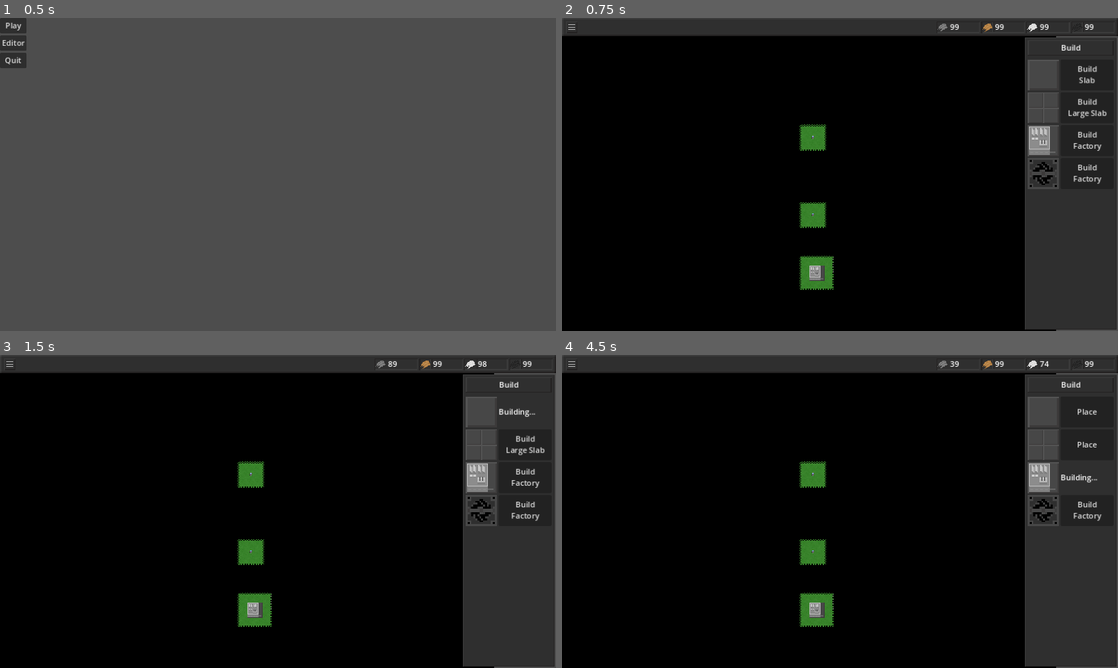
Above: before the commit, frames 1-4 (two rows, left to right).
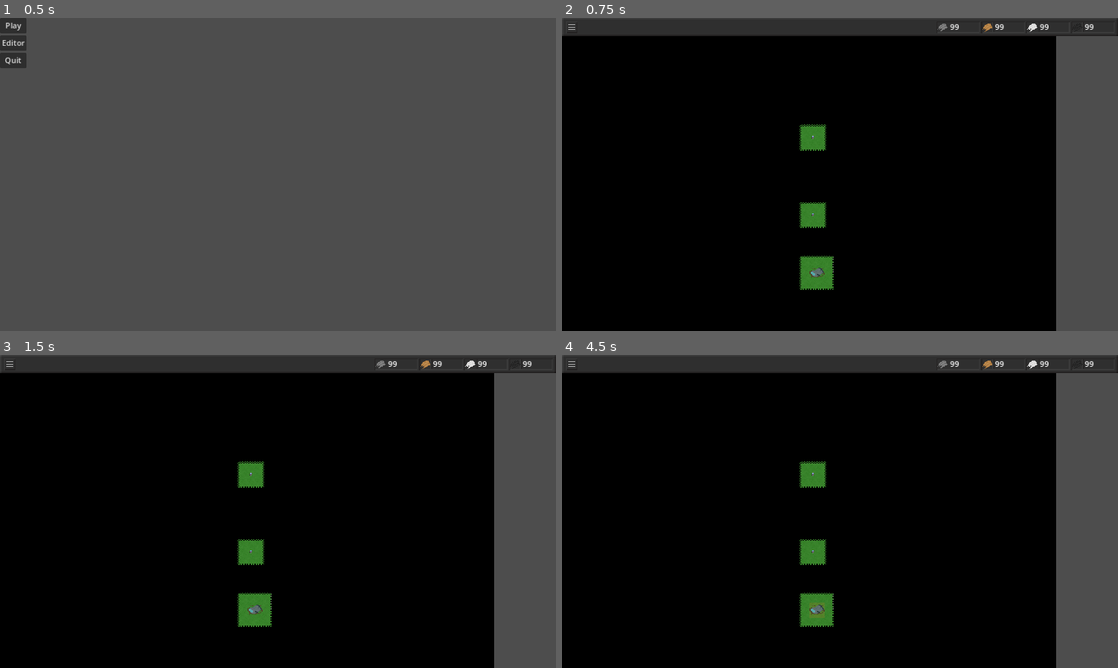
Above: after the commit, the same moments.

Repository: wssuomi/pirate-jam-14
Game: Godot game, scene res://scenes/main_menu.tscn
The game is run twice, just before and just after one commit, with the same random seed, the same clock (stepped at 60 frames per second) and the same inputs.
Inputs (mouse positions are in pixels of both pictures, inside the frame that each line leads up to):
- Up to frame 1 (0.5 s): no input
- Up to frame 2 (0.75 s): click "Play" at 0.5 s
- Up to frame 3 (1.5 s): click (522, 411) at 1.25 s, where only the run before the commit has a clickable "Build Slab"
- Up to frame 4 (4.5 s): click (1084, 445) at 2 s, where only the run before the commit has a clickable "Build Large Slab"; click (1084, 411) at 2.75 s, where only the run before the commit has a clickable "Place"; click (1084, 411) at 3.5 s, where only the run before the commit has a clickable "Cancel"; click (1084, 477) at 4.25 s, where only the run before the commit has a clickable "Build Factory"

Frame 1 is identical in both runs. In frame 2, 15% of the frame differs, in the area x 44-100%, y 6-100%; in frame 3, 15%; in frame 4, 15%, in the area x 44-100%, y 2-100%.
Error before the commit: Invalid access to property or key '(68, 7)' on a base object of type 'Dictionary'. (res://scripts/Game.gd:158)

Commit message:
added ship

Diff:
--- a/scenes/game.tscn
+++ b/scenes/game.tscn
@@ -141,6 +141,11 @@
 4:19/0 = 0
 4:21/0 = 0
 2:8/0 = 0
+5:0/0 = 0
+2:6/0 = 0
+3:6/0 = 0
+3:5/0 = 0
+2:5/0 = 0
 
 [sub_resource type="TileSet" id="TileSet_aha5v"]
 sources/0 = SubResource("TileSetAtlasSource_vnpe4")
@@ -175,6 +180,7 @@
 size_flags_vertical = 4
 
 [node name="SideBarBuild" type="Control" parent="CanvasLayer"]
+visible = false
 layout_mode = 3
 anchors_preset = 0
 offset_left = 959.0
--- /dev/null
+++ b/scenes/ship.tscn
@@ -0,0 +1,264 @@
+[gd_scene load_steps=14 format=3 uid="uid://d05g5icburkn7"]
+
+[ext_resource type="Script" path="res://scripts/ship.gd" id="1_s7wpo"]
+[ext_resource type="Texture2D" uid="uid://dr6yxo7p8kuw" path="res://assets/side_menu_background.png" id="2_cea1g"]
+[ext_resource type="Texture2D" uid="uid://bu4mn6i8vavn" path="res://assets/menu_title_background.png" id="3_43hi1"]
+[ext_resource type="Texture2D" uid="uid://jm1bhhp8ffsb" path="res://assets/map_tiles.png" id="4_smtok"]
+[ext_resource type="Texture2D" uid="uid://drcew5y3os6os" path="res://assets/copper_icon_1.png" id="5_f17nr"]
+[ext_resource type="Texture2D" uid="uid://bb4qt77gf68jt" path="res://assets/bush_icon_0.png" id="6_my45h"]
+[ext_resource type="Texture2D" uid="uid://k75m7nff1uar" path="res://assets/iron_icon.png" id="7_sxacv"]
+
+[sub_resource type="StyleBoxTexture" id="StyleBoxTexture_ahim5"]
+texture = ExtResource("2_cea1g")
+
+[sub_resource type="StyleBoxTexture" id="StyleBoxTexture_a0q1w"]
+texture = ExtResource("3_43hi1")
+
+[sub_resource type="AtlasTexture" id="AtlasTexture_gn310"]
+atlas = ExtResource("4_smtok")
+region = Rect2(0, 64, 16, 16)
+
+[sub_resource type="AtlasTexture" id="AtlasTexture_2x318"]
+atlas = ExtResource("4_smtok")
+region = Rect2(0, 80, 32, 32)
+
+[sub_resource type="AtlasTexture" id="AtlasTexture_it00u"]
+atlas = ExtResource("4_smtok")
+region = Rect2(0, 112, 32, 32)
+
+[sub_resource type="AtlasTexture" id="AtlasTexture_sodkg"]
+atlas = ExtResource("4_smtok")
+region = Rect2(32, 128, 16, 16)
+
+[node name="Ship" type="CanvasLayer"]
+script = ExtResource("1_s7wpo")
+
+[node name="SideBar" type="Control" parent="."]
+visible = false
+layout_mode = 3
+anchors_preset = 0
+offset_left = 959.0
+offset_top = 40.0
+offset_right = 1149.0
+offset_bottom = 645.0
+mouse_filter = 1
+
+[node name="Panel" type="Panel" parent="SideBar"]
+texture_filter = 1
+layout_mode = 0
+offset_right = 190.0
+offset_bottom = 605.0
+mouse_filter = 1
+theme_override_styles/panel = SubResource("StyleBoxTexture_ahim5")
+
+[node name="Title" type="MarginContainer" parent="SideBar"]
+layout_mode = 0
+offset_left = 6.0
+offset_top = 6.0
+offset_right = 184.0
+offset_bottom = 38.0
+
+[node name="Panel" type="Panel" parent="SideBar/Title"]
+texture_filter = 1
+layout_mode = 2
+mouse_filter = 1
+theme_override_styles/panel = SubResource("StyleBoxTexture_a0q1w")
+
+[node name="Label" type="Label" parent="SideBar/Title"]
+layout_mode = 2
+size_flags_horizontal = 4
+mouse_filter = 1
+text = "Ship"
+
+[node name="Selected" type="MarginContainer" parent="SideBar"]
+layout_mode = 0
+offset_left = 6.0
+offset_top = 41.0
+offset_right = 184.0
+offset_bottom = 160.0
+
+[node name="Panel" type="Panel" parent="SideBar/Selected"]
+visible = false
+texture_filter = 1
+layout_mode = 2
+mouse_filter = 1
+
+[node name="VBoxContainer" type="VBoxContainer" parent="SideBar/Selected"]
+layout_mode = 2
+
+[node name="HBoxContainer" type="HBoxContainer" parent="SideBar/Selected/VBoxContainer"]
+layout_mode = 2
+
+[node name="Picture" type="TextureRect" parent="SideBar/Selected/VBoxContainer/HBoxContainer"]
+texture_filter = 1
+custom_minimum_size = Vector2(64, 64)
+layout_mode = 2
+size_flags_horizontal = 4
+size_flags_vertical = 4
+texture = SubResource("AtlasTexture_gn310")
+
+[node name="VBoxContainer" type="VBoxContainer" parent="SideBar/Selected/VBoxContainer/HBoxContainer"]
+layout_mode = 2
+
+[node name="Copper" type="HBoxContainer" parent="SideBar/Selected/VBoxContainer/HBoxContainer/VBoxContainer"]
+layout_mode = 2
+
+[node name="CopperIcon" type="TextureRect" parent="SideBar/Selected/VBoxContainer/HBoxContainer/VBoxContainer/Copper"]
+texture_filter = 1
+custom_minimum_size = Vector2(18, 18)
+layout_mode = 2
+size_flags_horizontal = 4
+size_flags_vertical = 4
+texture = ExtResource("5_f17nr")
+
+[node name="CopperLabel" type="Label" parent="SideBar/Selected/VBoxContainer/HBoxContainer/VBoxContainer/Copper"]
+layout_mode = 2
+mouse_filter = 1
+text = "copper"
+
+[node name="Stone" type="HBoxContainer" parent="SideBar/Selected/VBoxContainer/HBoxContainer/VBoxContainer"]
+layout_mode = 2
+
+[node name="StoneIcon" type="TextureRect" parent="SideBar/Selected/VBoxContainer/HBoxContainer/VBoxContainer/Stone"]
+texture_filter = 1
+custom_minimum_size = Vector2(18, 18)
+layout_mode = 2
+size_flags_horizontal = 4
+size_flags_vertical = 4
+texture = ExtResource("6_my45h")
+
+[node name="StoneLabel" type="Label" parent="SideBar/Selected/VBoxContainer/HBoxContainer/VBoxContainer/Stone"]
+layout_mode = 2
+mouse_filter = 1
+text = "stone"
+
+[node name="Iron" type="HBoxContainer" parent="SideBar/Selected/VBoxContainer/HBoxContainer/VBoxContainer"]
+layout_mode = 2
+
+[node name="IronIcon" type="TextureRect" parent="SideBar/Selected/VBoxContainer/HBoxContainer/VBoxContainer/Iron"]
+texture_filter = 1
+custom_minimum_size = Vector2(18, 18)
+layout_mode = 2
+size_flags_horizontal = 4
+size_flags_vertical = 4
+texture = ExtResource("7_sxacv")
+
+[node name="IronLabel" type="Label" parent="SideBar/Selected/VBoxContainer/HBoxContainer/VBoxContainer/Iron"]
+layout_mode = 2
+mouse_filter = 1
+text = "iron"
+
+[node name="BuildTimer" type="Timer" parent="SideBar/Selected/VBoxContainer"]
+one_shot = true
+
+[node name="Button" type="Button" parent="SideBar/Selected/VBoxContainer"]
+layout_mode = 2
+mouse_filter = 1
+text = "Build"
+
+[node name="BuildOptions" type="MarginContainer" parent="SideBar"]
+layout_mode = 0
+offset_left = 6.0
+offset_top = 163.0
+offset_right = 184.0
+offset_bottom = 599.0
+
+[node name="VBoxContainer" type="VBoxContainer" parent="SideBar/BuildOptions"]
+layout_mode = 2
+
+[node name="Slab" type="HBoxContainer" parent="SideBar/BuildOptions/VBoxContainer"]
+layout_mode = 2
+size_flags_horizontal = 0
+size_flags_vertical = 4
+
+[node name="Picture" type="TextureRect" parent="SideBar/BuildOptions/VBoxContainer/Slab"]
+texture_filter = 1
+custom_minimum_size = Vector2(64, 64)
+layout_mode = 2
+size_flags_horizontal = 4
+size_flags_vertical = 4
+texture = SubResource("AtlasTexture_gn310")
+
+[node name="Button" type="Button" parent="SideBar/BuildOptions/VBoxContainer/Slab"]
+custom_minimum_size = Vector2(110, 0)
+layout_mode = 2
+mouse_filter = 1
+text = "Select"
+
+[node name="Timer" type="Timer" parent="SideBar/BuildOptions/VBoxContainer/Slab"]
+one_shot = true
+
+[node name="LargeSlab" type="HBoxContainer" parent="SideBar/BuildOptions/VBoxContainer"]
+layout_mode = 2
+size_flags_horizontal = 0
+size_flags_vertical = 4
+
+[node name="Picture" type="TextureRect" parent="SideBar/BuildOptions/VBoxContainer/LargeSlab"]
+texture_filter = 1
+custom_minimum_size = Vector2(64, 64)
+layout_mode = 2
+size_flags_horizontal = 4
+size_flags_vertical = 4
+texture = SubResource("AtlasTexture_2x318")
+
+[node name="Button" type="Button" parent="SideBar/BuildOptions/VBoxContainer/LargeSlab"]
+custom_minimum_size = Vector2(110, 0)
+layout_mode = 2
+mouse_filter = 1
+text = "Select"
+
+[node name="Timer" type="Timer" parent="SideBar/BuildOptions/VBoxContainer/LargeSlab"]
+one_shot = true
+
+[node name="Factory" type="HBoxContainer" parent="SideBar/BuildOptions/VBoxContainer"]
+layout_mode = 2
+size_flags_horizontal = 0
+size_flags_vertical = 4
+
+[node name="Picture" type="TextureRect" parent="SideBar/BuildOptions/VBoxContainer/Factory"]
+texture_filter = 1
+custom_minimum_size = Vector2(64, 64)
+layout_mode = 2
+size_flags_horizontal = 4
+size_flags_vertical = 4
+texture = SubResource("AtlasTexture_it00u")
+
+[node name="Button" type="Button" parent="SideBar/BuildOptions/VBoxContainer/Factory"]
+custom_minimum_size = Vector2(110, 0)
+layout_mode = 2
+mouse_filter = 1
+text = "Select"
+
+[node name="Timer" type="Timer" parent="SideBar/BuildOptions/VBoxContainer/Factory"]
+one_shot = true
+
+[node name="Drill" type="HBoxContainer" parent="SideBar/BuildOptions/VBoxContainer"]
+layout_mode = 2
+size_flags_horizontal = 0
+size_flags_vertical = 4
+
+[node name="Picture" type="TextureRect" parent="SideBar/BuildOptions/VBoxContainer/Drill"]
+texture_filter = 1
+custom_minimum_size = Vector2(64, 64)
+layout_mode = 2
+size_flags_horizontal = 4
+size_flags_vertical = 4
+texture = SubResource("AtlasTexture_sodkg")
+
+[node name="Button" type="Button" parent="SideBar/BuildOptions/VBoxContainer/Drill"]
+custom_minimum_size = Vector2(110, 0)
+layout_mode = 2
+mouse_filter = 1
+text = "Select"
+
+[node name="Timer" type="Timer" parent="SideBar/BuildOptions/VBoxContainer/Drill"]
+one_shot = true
+
+[connection signal="mouse_entered" from="SideBar" to="." method="_on_side_bar_mouse_entered"]
+[connection signal="mouse_exited" from="SideBar" to="." method="_on_side_bar_mouse_exited"]
+[connection signal="timeout" from="SideBar/Selected/VBoxContainer/BuildTimer" to="." method="_on_build_timer_timeout"]
+[connection signal="pressed" from="SideBar/Selected/VBoxContainer/Button" to="." method="_on_build_button_pressed"]
+[connection signal="pressed" from="SideBar/BuildOptions/VBoxContainer/Slab/Button" to="." method="_on_slab_button_pressed"]
+[connection signal="pressed" from="SideBar/BuildOptions/VBoxContainer/LargeSlab/Button" to="." method="_on_large_button_pressed"]
+[connection signal="pressed" from="SideBar/BuildOptions/VBoxContainer/Factory/Button" to="." method="_on_factory_button_pressed"]
+[connection signal="pressed" from="SideBar/BuildOptions/VBoxContainer/Drill/Button" to="." method="_on_drill_button_pressed"]
--- a/scripts/Game.gd
+++ b/scripts/Game.gd
@@ -24,9 +24,10 @@
 const POLLUTION_SPREAD_RATE: float = 2.
 const fog_dict = preload("res://scripts/fog.gd").fog_dict
 const DRILL = preload("res://scenes/drill.tscn")
+const SHIP = preload("res://scenes/ship.tscn")
 
 enum Modes {Normal, Place, MoveUnit, UnitSelected, BuildingSelected}
-enum Buildings {None, Slab, LargeSlab, Factory, Drill}
+enum Buildings {None, Slab, LargeSlab, Factory, Drill, Ship}
 enum BuildingStates {None, Building, Waiting, Placing}
 enum Units {Infantry}
 enum Neighbors {T,TR,R,BR,B,BL,L,TL}
@@ -66,6 +67,7 @@
 var tiles_with_pollution: Dictionary = {}
 var pollution_tile_counter: int = 0
 var resource_sprites: Array[Vector2i] = [Vector2i(4,2),Vector2i(5,2),Vector2i(6,2)]
+var ship
 
 signal building_placed
 
@@ -114,18 +116,22 @@
 	return loaded_tiles
 
 func _ready():
+
 	fill_fog()
 	var pos = Vector2i(int(GRID_WIDTH / 2.),int(GRID_HEIGHT / 2.))
-	var start_factory_pos: Array[Vector2i] = [pos, pos + Vector2i(0,1),pos + Vector2i(1,0),pos + Vector2i(1,1)]
 	preview_atlas.atlas = tiles_texture
 	preview_tile.texture = preview_atlas
 	connect("building_placed",_on_building_placed)
 	tiles = load_map()
-	for n in range(len(start_factory_pos)):
-		tiles[start_factory_pos[n]].building_sprite = building_tiles["factory"][n]
-		tiles[start_factory_pos[n]].building = Buildings.Factory
-		clear_fog_around_pos(start_factory_pos[n])
-	create_building(Buildings.Factory, start_factory_pos)
+	var test_ship = SHIP.instantiate()
+	add_child(test_ship)
+	ship = $Ship
+	ship.create_ship(pos,Buildings.Ship,ship)
+	#for n in range(len(start_factory_pos)):
+		#tiles[start_factory_pos[n]].building_sprite = building_tiles["factory"][n]
+		#tiles[start_factory_pos[n]].building = Buildings.Factory
+		#clear_fog_around_pos(start_factory_pos[n])
+	#create_building(Buildings.Factory, start_factory_pos)
 	draw_map_tiles()
 	update_labels()
 	spawn_unit(Units.Infantry, Vector2i(32,15))
@@ -152,10 +158,9 @@
 	toggle_pause()
 
 func _input(event):
-
-	if Input.is_action_just_pressed("select_unit"):
-		var pos: Vector2i = map.local_to_map(get_global_mouse_position())
-		print(check_tile_able_to_build_drill(tiles[pos]))
+	#if Input.is_action_just_pressed("select_unit"):
+		#var pos: Vector2i = map.local_to_map(get_global_mouse_position())
+		#print(check_tile_able_to_build_drill(tiles[pos]))
 	if event is InputEventKey:
 		if Input.is_action_just_pressed("pause"):
 			toggle_pause()
@@ -173,6 +178,12 @@
 						if pos in k:
 							selected_building = buildings[k]
 							change_mode_to(Modes.BuildingSelected)
+		Modes.Place:
+			if event is InputEventMouseButton:
+				if Input.is_action_pressed("place_tile") and not mouse_on_ui:
+					var pos: Vector2i = map.local_to_map(get_global_mouse_position())
+					if ship.try_create_building(ship.selected_building,pos):
+						emit_signal("building_placed")
 		Modes.Place:
 			if event is InputEventMouseButton:
 				if Input.is_action_pressed("place_tile") and not mouse_on_ui:
@@ -343,9 +354,11 @@
 			hide_building_preview()
 		Modes.BuildingSelected:
 			mode = Modes.BuildingSelected
+			hide_building_preview()
 			selected_building.show_menu()
 
 func _on_building_placed():
+	ship.change_to_normal()
 	match building:
 		Buildings.Slab:
 			change_mode_to(Modes.Normal)
@@ -573,7 +586,7 @@
 	return neighbors
 
 func is_walkable(tile: Tile):
-	if tile.building != Buildings.Slab and tile.building != Buildings.None:
+	if tile.building != Buildings.Slab and tile.building != Buildings.None and tile.building != Buildings.LargeSlab:
 		return false
 	for k in units.keys():
 		if k == tile.grid_position:
--- a/scripts/drill.gd
+++ b/scripts/drill.gd
@@ -29,4 +29,6 @@
 			main.stone += RESOURCE_GENERATION
 		main.Resources.Coal:
 			main.coal += RESOURCE_GENERATION
+		_:
+			print("Unknown resource")
 	main.update_labels()
--- /dev/null
+++ b/scripts/ship.gd
@@ -0,0 +1,260 @@
+extends CanvasLayer
+
+const FACTORY = preload("res://scenes/factory.tscn")
+const DRILL = preload("res://scenes/drill.tscn")
+const POLLUTION_GENERATION = 1
+
+@onready var slab = $SideBar/BuildOptions/VBoxContainer/Slab
+@onready var large_slab = $SideBar/BuildOptions/VBoxContainer/LargeSlab
+@onready var factory = $SideBar/BuildOptions/VBoxContainer/Factory
+@onready var drill = $SideBar/BuildOptions/VBoxContainer/Drill
+@onready var main = $".."
+@onready var side_bar = $SideBar
+@onready var building_sprites: Dictionary = {
+	main.Buildings.Slab:[Vector2i(0,4)],
+	main.Buildings.LargeSlab:[Vector2i(0,5),Vector2i(0,6),Vector2i(1,5),Vector2i(1,6)],
+	main.Buildings.Factory:[Vector2i(0,7),Vector2i(0,8),Vector2i(1,7),Vector2i(1,8)],
+	main.Buildings.Drill:[Vector2i(2,8)],
+	main.Buildings.Ship:[Vector2i(2,5),Vector2i(2,6),Vector2i(3,5),Vector2i(3,6)],
+	}
+@onready var tile_requirements: Dictionary = {
+	main.Buildings.Slab:[Vector2i(0,0)],
+	main.Buildings.LargeSlab:[Vector2i(0,0), Vector2i(0,1), Vector2i(1,0), Vector2i(1,1)],
+	main.Buildings.Factory:[Vector2i(0,0), Vector2i(0,1), Vector2i(1,0), Vector2i(1,1)],
+	main.Buildings.Drill:[Vector2i(0,0)],
+	main.Buildings.Ship:[Vector2i(0,0), Vector2i(0,1), Vector2i(1,0), Vector2i(1,1)],
+}
+#stone, iron, copper
+@onready var build_costs: Dictionary = {
+	main.Buildings.Slab:[10,1,0],
+	main.Buildings.LargeSlab:[40,4,0],
+	main.Buildings.Factory:[10,20,20],
+	main.Buildings.Drill:[0,10,0],
+}
+@onready var build_times: Dictionary = {
+	main.Buildings.Slab:1,
+	main.Buildings.LargeSlab:4,
+	main.Buildings.Factory:3,
+	main.Buildings.Drill:2,
+}
+@onready var preview_sizes: Dictionary = {
+	main.Buildings.Slab:16,
+	main.Buildings.LargeSlab:32,
+	main.Buildings.Factory:32,
+	main.Buildings.Drill:16,
+}
+@onready var selected_building = main.Buildings.None
+@onready var copper_label = $SideBar/Selected/VBoxContainer/HBoxContainer/VBoxContainer/Copper/CopperLabel
+@onready var stone_label = $SideBar/Selected/VBoxContainer/HBoxContainer/VBoxContainer/Stone/StoneLabel
+@onready var iron_label = $SideBar/Selected/VBoxContainer/HBoxContainer/VBoxContainer/Iron/IronLabel
+@onready var build_timer = $SideBar/Selected/VBoxContainer/BuildTimer
+@onready var build_button = $SideBar/Selected/VBoxContainer/Button
+@onready var buildings = {
+	main.Buildings.Factory:FACTORY,
+	main.Buildings.Drill:DRILL,
+}
+@onready var selected_picture = $SideBar/Selected/VBoxContainer/HBoxContainer/Picture
+
+var building_layer: int = 3
+var resource_sprites: Array[Vector2i] = [Vector2i(4,2),Vector2i(5,2),Vector2i(6,2)]
+var slab_sprites = [Vector2i(0,4),Vector2i(0,5),Vector2i(0,6),Vector2i(1,5),Vector2i(1,6)]
+var build_state = BuildState.None
+var tiles_texture = preload("res://assets/map_tiles.png")
+var selected_atlas: AtlasTexture = AtlasTexture.new()
+
+enum BuildState {None, Building, Finished, Placing}
+
+func show_menu():
+	side_bar.show()
+
+func hide_menu():
+	side_bar.hide()
+
+func try_create_building(building_type, pos: Vector2i):
+	var required_offsets = tile_requirements[building_type]
+	var building_pos = []
+	for tile_offset in required_offsets:
+		var tile_pos = pos + tile_offset
+		if not able_to_build(building_type, tile_pos):
+			return false
+		if check_units(tile_pos):
+			return false
+		building_pos.append(tile_pos)
+	for n in range(len(required_offsets)):
+		var tile = main.tiles[pos + required_offsets[n]]
+		tile.building_sprite = building_sprites[building_type][n]
+		tile.building = building_type
+		main.clear_fog_around_pos(tile.grid_position)
+		main.map.set_cell(building_layer, tile.grid_position, 0, tile.building_sprite)
+	if building_type in buildings:
+		var building = buildings[building_type].instantiate()
+		match building_type:
+			main.Buildings.Drill:
+				match main.tiles[pos].resource_sprite:
+					Vector2i(4,2):
+						building.resource_type = main.Resources.Stone
+					Vector2i(5,2):
+						building.resource_type = main.Resources.Copper
+					Vector2i(6,2):
+						building.resource_type = main.Resources.Coal
+					Vector2i(7,2):
+						building.resource_type = main.Resources.Iron
+		main.add_child(building)
+		main.buildings[building_pos] = building
+	return true
+
+func create_ship(pos, building_type, building):
+	var required_offsets = tile_requirements[building_type]
+	var building_pos = []
+	for tile_offset in required_offsets:
+		building_pos.append(pos + tile_offset)
+	for n in range(len(required_offsets)):
+		var tile = main.tiles[pos + required_offsets[n]]
+		tile.building_sprite = building_sprites[building_type][n]
+		tile.building = building_type
+		main.clear_fog_around_pos(tile.grid_position)
+		main.map.set_cell(building_layer, tile.grid_position, 0, tile.building_sprite)
+	main.buildings[building_pos] = building
+
+func able_to_build(building_type, pos: Vector2i):
+	if not (pos.x >= 0 and pos.x < main.GRID_WIDTH and pos.y >= 0 and pos.y < main.GRID_HEIGHT):
+		return false
+	var tile = main.tiles[pos]
+	match building_type:
+		main.Buildings.Slab:
+			if tile.building_sprite != Vector2i(-1,-1):
+				return false
+			return true
+		main.Buildings.LargeSlab:
+			if tile.building_sprite != Vector2i(-1,-1):
+				return false
+			return true
+		main.Buildings.Factory:
+			if not tile.building_sprite in slab_sprites:
+				return false
+			return true
+		main.Buildings.Drill:
+			if tile.building_sprite != Vector2i(-1,-1):
+				return false
+			if not tile.resource_sprite in resource_sprites:
+				return false
+			return true
+		_:
+			print("Unknown Building")
+
+func _on_side_bar_mouse_entered():
+	main.mouse_on_ui = true
+
+func _on_side_bar_mouse_exited():
+	main.mouse_on_ui = false
+
+func _on_slab_button_pressed():
+	if build_state == BuildState.None:
+		var building_type = main.Buildings.Slab
+		var size = preview_sizes[building_type]
+		selected_atlas.region = Rect2(
+			building_sprites[building_type][0].x * 16,
+			building_sprites[building_type][0].y * 16,
+			size,size
+		)
+		change_selected_to(main.Buildings.Slab)
+
+func _on_large_button_pressed():
+	if build_state == BuildState.None:
+		var building_type = main.Buildings.LargeSlab
+		var size = preview_sizes[building_type]
+		selected_atlas.region = Rect2(
+			building_sprites[building_type][0].x * 16,
+			building_sprites[building_type][0].y * 16,
+			size,size
+		)
+		change_selected_to(main.Buildings.LargeSlab)
+
+func _on_factory_button_pressed():
+	if build_state == BuildState.None:
+		var building_type = main.Buildings.Factory
+		var size = preview_sizes[building_type]
+		selected_atlas.region = Rect2(
+			building_sprites[building_type][0].x * 16,
+			building_sprites[building_type][0].y * 16,
+			size,size
+		)
+		change_selected_to(main.Buildings.Factory)
+
+func _on_drill_button_pressed():
+	if build_state == BuildState.None:
+		var building_type = main.Buildings.Drill
+		var size = preview_sizes[building_type]
+		selected_atlas.region = Rect2(
+			building_sprites[building_type][0].x * 16,
+			building_sprites[building_type][0].y * 16,
+			size,size
+		)
+		change_selected_to(main.Buildings.Drill)
+
+func change_selected_to(building):
+	selected_building = building
+	var costs = build_costs[selected_building]
+	copper_label.text = str(floor(costs[2]))
+	iron_label.text = str(floor(costs[1]))
+	stone_label.text = str(floor(costs[0]))
+
+func _on_build_button_pressed():
+	match build_state:
+		BuildState.None:
+			var cost = build_costs[selected_building]
+			var can_build = false
+			for t in main.tiles.values():
+				if able_to_build(selected_building, t.grid_position):
+					can_build = true
+			if check_resources(cost) and can_build:
+				main.copper -= cost[2]
+				main.iron -= cost[1]
+				main.stone -= cost[0]
+				main.update_labels()
+				build_state = BuildState.Building
+				build_timer.wait_time = build_times[selected_building]
+				build_timer.start()
+				build_button.text = "Building..."
+		BuildState.Finished:
+			build_button.text = "Cancel"
+			build_state = BuildState.Placing
+			update_preview_tile(selected_building)
+			main.change_mode_to(main.Modes.Place)
+		BuildState.Placing:
+			build_button.text = "Place"
+			build_state = BuildState.Finished
+			main.change_mode_to(main.Modes.BuildingSelected)
+
+func change_to_normal():
+	build_button.text = "Build"
+	build_state = BuildState.None
+	main.change_mode_to(main.Modes.BuildingSelected)
+
+func check_resources(cost: Array):
+	if main.copper >= cost[2] and main.iron >= cost[1] and main.stone >= cost[0]:
+		return true
+	return false
+
+func _on_build_timer_timeout():
+	build_button.text = "Place"
+	build_state = BuildState.Finished
+
+func update_preview_tile(building_type):
+	var size = preview_sizes[building_type]
+	main.preview_atlas.region = Rect2(
+		building_sprites[building_type][0].x * 16,
+		building_sprites[building_type][0].y * 16,
+		size,size
+	)
+	main.preview_tile.get_child(0).size = Vector2i(size+2,size+2)
+
+func _ready():
+	selected_atlas.atlas = tiles_texture
+	selected_picture.texture = selected_atlas
+	change_selected_to(main.Buildings.Slab)
+
+func check_units(pos):
+	if pos in main.units.keys():
+		return true
+	return false
Binary file changed: assets/map_tiles.png
Not shown, changed: project_files/crashed_spaceship.kra
Not shown, changed: project_files/map_tiles.kra
